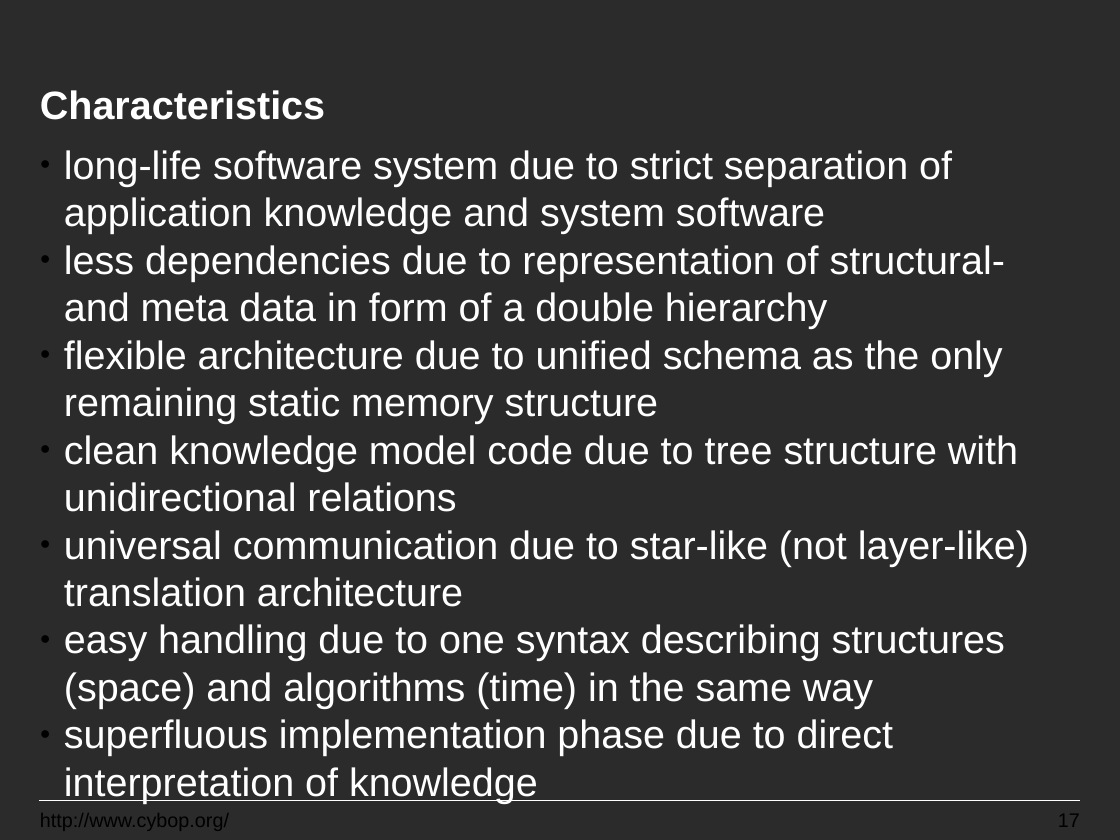
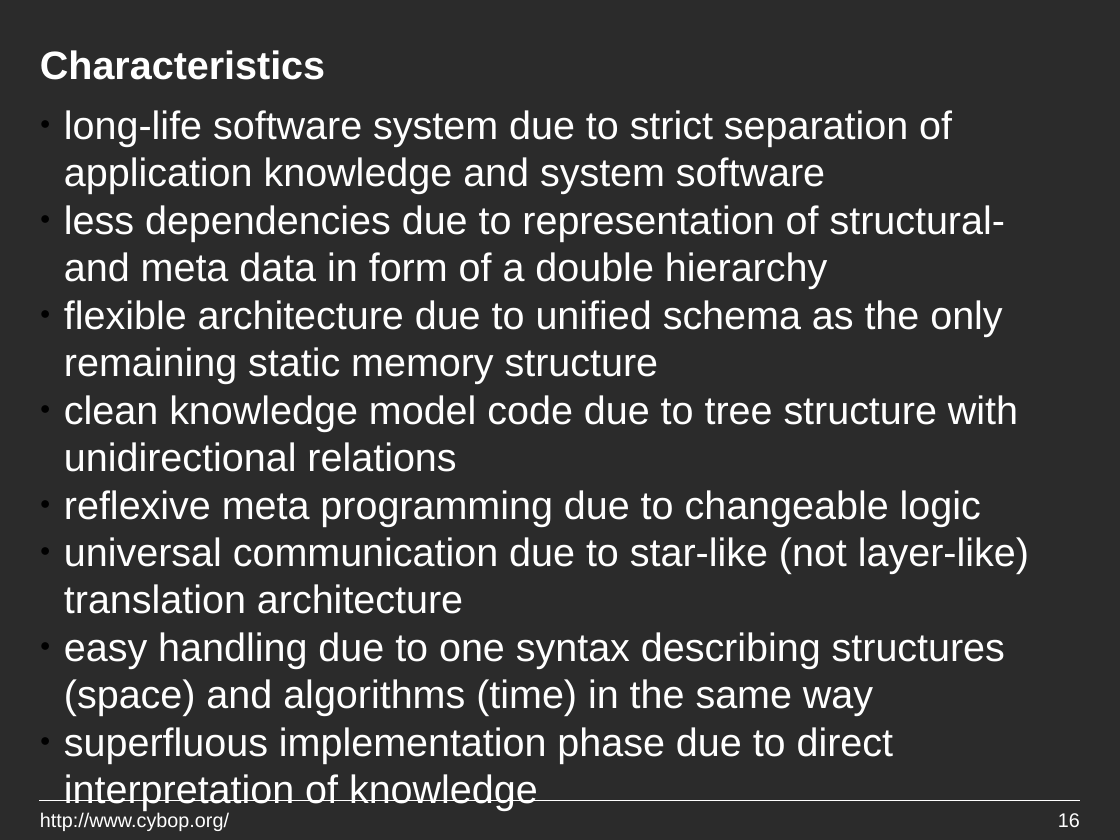
Before and after one commit to GitMirroring/cybop, a slide deck: slide 16 of doc/lightning_talk/cybop.odp (slide 17 before the commit). Drawn at 1120x840 pixels with LibreOffice and Linux fonts; fonts in the diff are those of the drawing; background and template pictures are left out; a plain dark background stands for a picture behind light text. Boxes give left, top, right and bottom in pixels: in the first picture for what was removed or moved away, otherwise in the second. Text is boxed around its words. In the diff, an @@ line names an element or a change of style, - is before the commit and + after.

Commit message:
* Add "reflexive meta programming" as functionality

```diff
--- a/doc/lightning_talk/cybop.odp
+++ b/doc/lightning_talk/cybop.odp
@@ text "Characteristics": place and size @@
-text "Characteristics" at (40,90,325,120)
+text "Characteristics" at (40,50,325,80)
@@ text "long-life software system due to ...": place and size @@
-text "long-life software system due to ..." at (64,150,1029,803)
+text "long-life software system due to ..." at (64,110,1029,763)
@@ text at (64,490,981,526): paragraph added @@
+● reflexive meta programming due to changeable logic
@@ text "http://www.cybop.org/" at (40,812,229,831): text colour #000000 to #FFFFFF @@
@@ page number at (1058,813,1080,827): text changed; text colour #000000 to #FFFFFF @@
-17
+16
```
Also in this commit, not shown: 15 other slides changed, 1 slide added, 2 slides removed, 2 other files.
